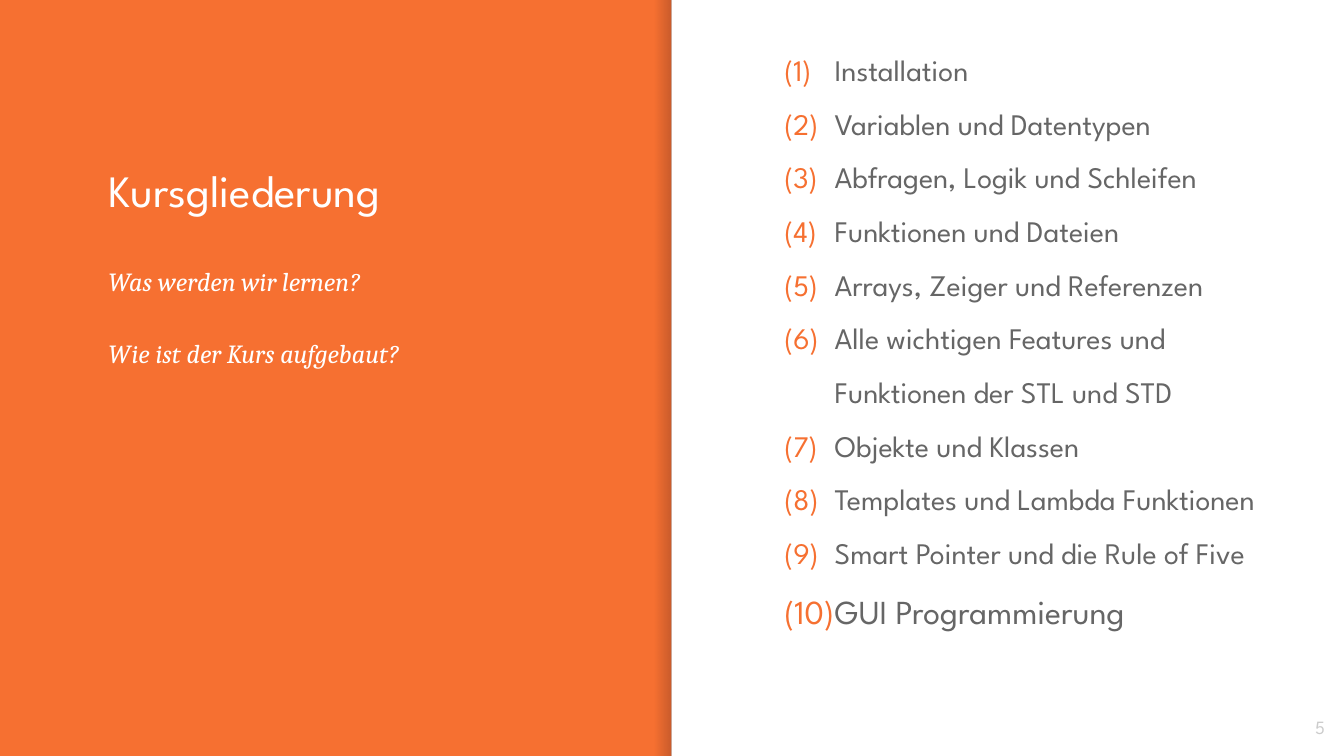
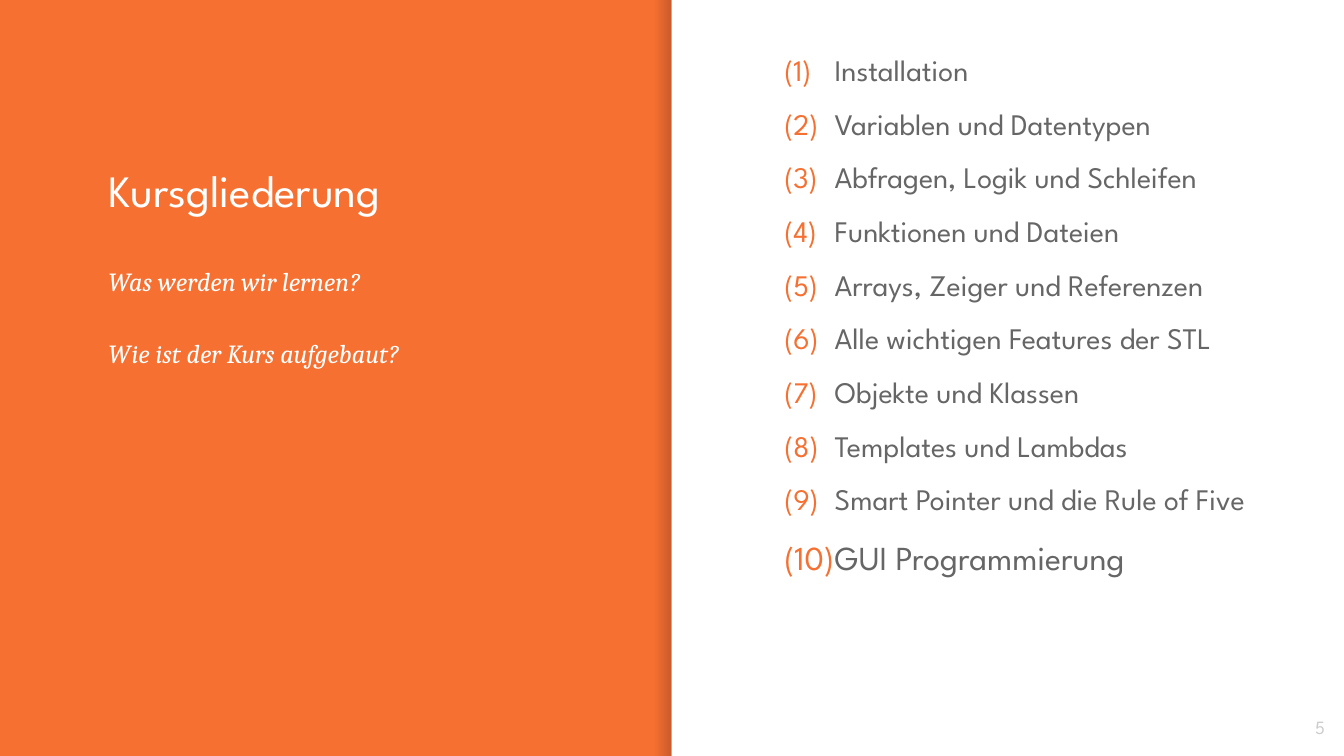
Before and after one commit to franneck94/UdemyCpp, a slide deck: slide 5 of lectures/Introduction.pptx. Drawn at 1344x756 pixels with LibreOffice and Linux fonts; fonts in the diff are those of the drawing. Boxes give left, top, right and bottom in pixels: in the first picture for what was removed or moved away, otherwise in the second. Text is boxed around its words. In the diff, an @@ line names an element or a change of style, - is before the commit and + after.

```diff
--- a/lectures/Introduction.pptx
+++ b/lectures/Introduction.pptx
@@ text at bbox=[835, 328, 1211, 356]: text changed @@
-(6) Alle wichtigen Features und Funktionen der STL und STD
+(6) Alle wichtigen Features der STL
@@ text at bbox=[835, 436, 1127, 463]: text changed @@
-(8) Templates und Lambda Funktionen
+(8) Templates und Lambdas
```
Also in this commit, not shown: 1 slide removed, 3 other files.
